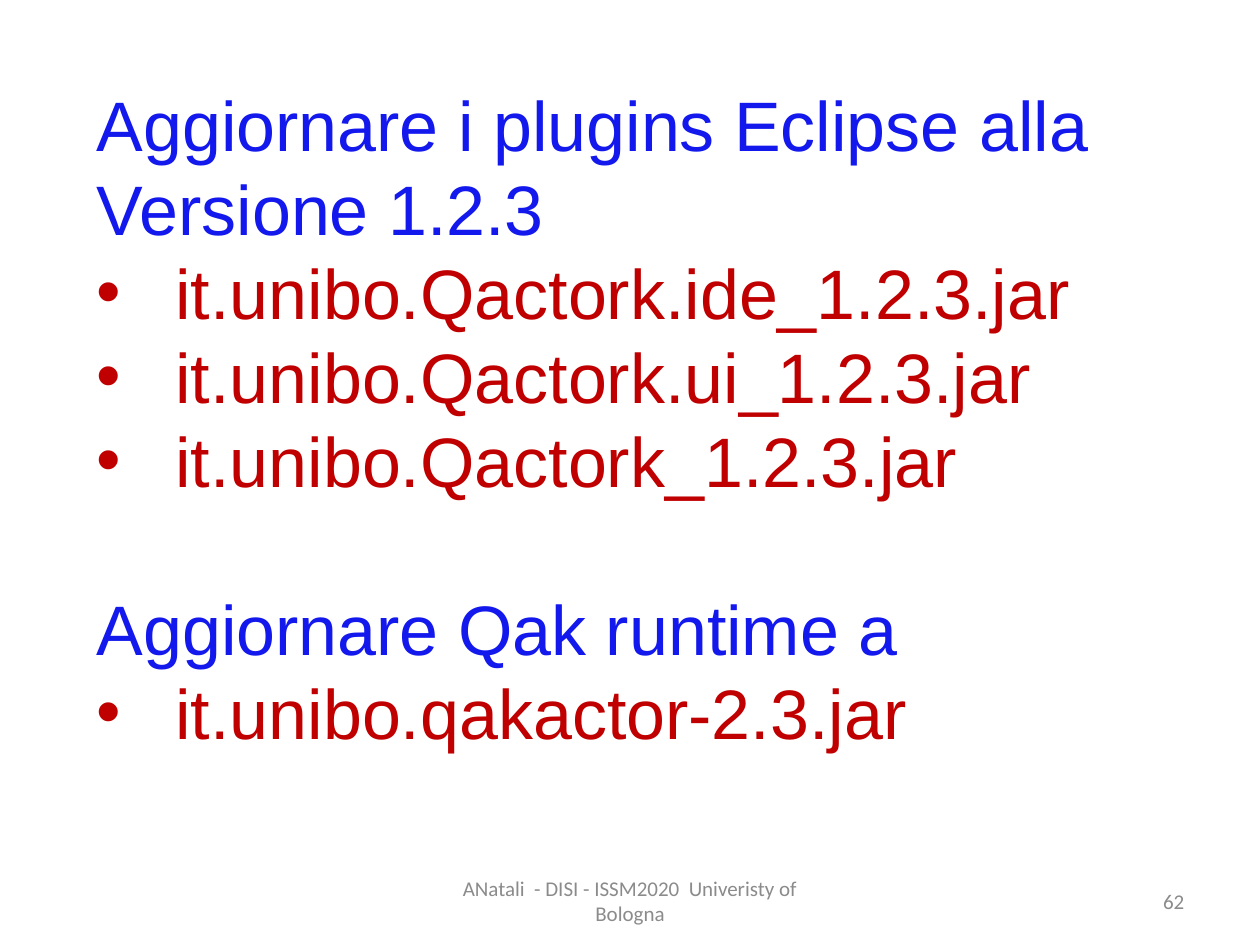
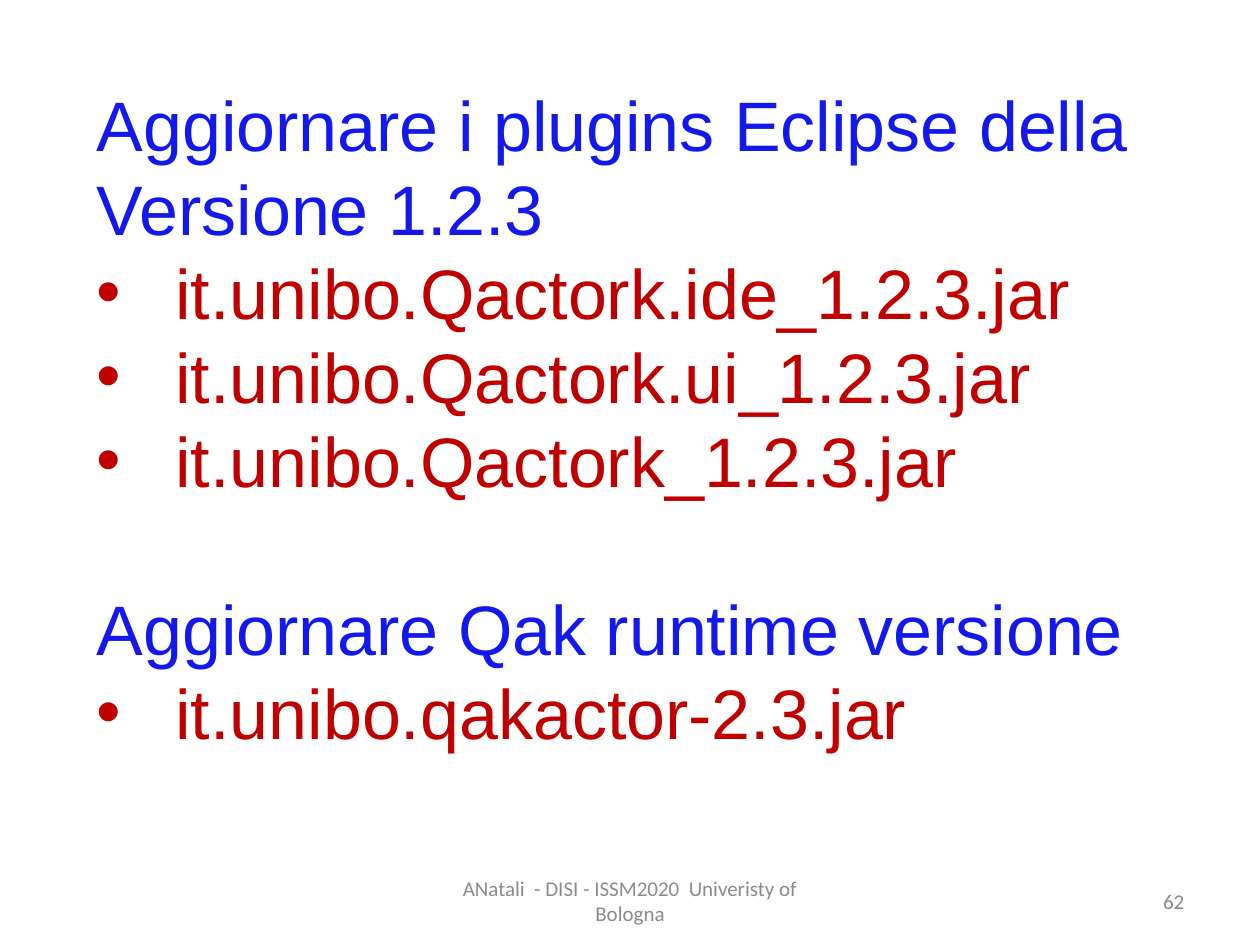
Before and after one commit to anatali/iss2020LabBo, a slide deck: slide 62 of it.unibo.issLabStart/userDocs/ISSM2020.pptx. Drawn at 1260x945 pixels with LibreOffice and Linux fonts; fonts in the diff are those of the drawing. Boxes give left, top, right and bottom in pixels: in the first picture for what was removed or moved away, otherwise in the second. Text is boxed around its words. In the diff, an @@ line names an element or a change of style, - is before the commit and + after.

```diff
--- a/it.unibo.issLabStart/userDocs/ISSM2020.pptx
+++ b/it.unibo.issLabStart/userDocs/ISSM2020.pptx
@@ text at [97, 100, 1127, 164]: text changed @@
-Aggiornare i plugins Eclipse alla
+Aggiornare i plugins Eclipse della
@@ text at [97, 604, 1122, 668]: text changed @@
-Aggiornare Qak runtime a
+Aggiornare Qak runtime versione
```
Also in this commit, not shown: 10 other files.
